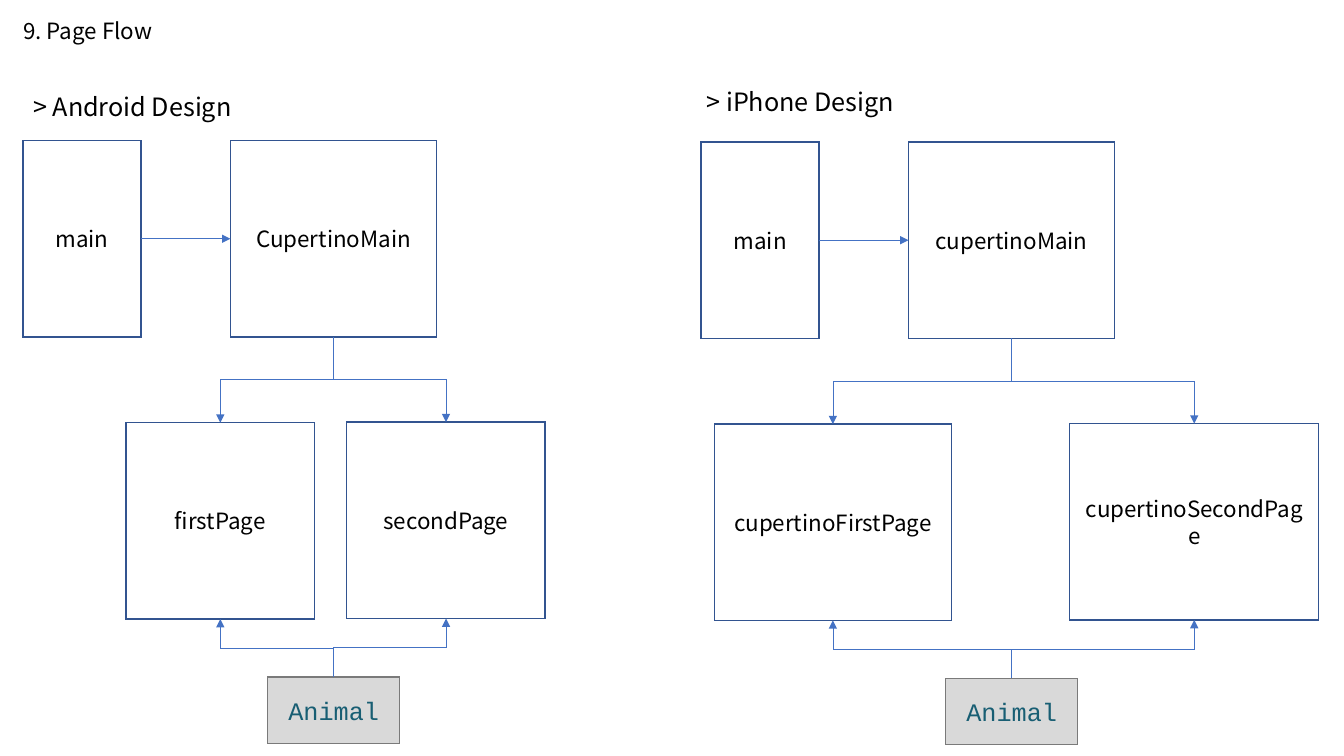
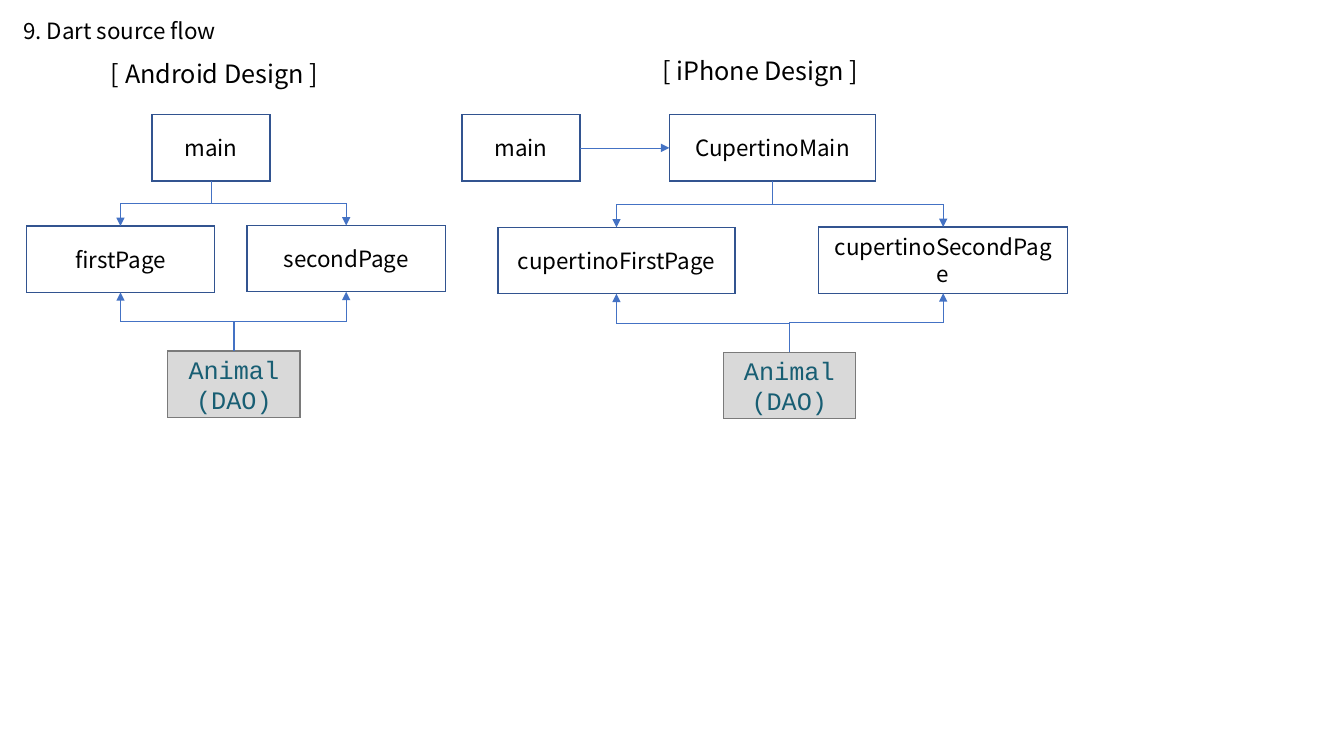
Before and after one commit to farmerkyh/flutter_book, a slide deck: slide 10 of doIt2/chapter6/listview_example/flutter_cupertino.pptx. Drawn at 1344x756 pixels with LibreOffice and Linux fonts; fonts in the diff are those of the drawing. Boxes give left, top, right and bottom in pixels: in the first picture for what was removed or moved away, otherwise in the second. Text is boxed around its words. In the diff, an @@ line names an element or a change of style, - is before the commit and + after.

```diff
--- a/doIt2/chapter6/listview_example/flutter_cupertino.pptx
+++ b/doIt2/chapter6/listview_example/flutter_cupertino.pptx
@@ text at [23, 21, 216, 40]: text changed @@
-9. Page Flow
+9. Dart source flow
@@ text at [125, 63, 304, 90]: text changed @@
-> Android Design
+[ Android Design ]
@@ text at [676, 60, 845, 87]: text changed @@
-> iPhone Design
+[ iPhone Design ]
@@ rectangle "main": place and size @@
-rectangle "main" at [23, 140, 141, 337]
+rectangle "main" at [152, 115, 270, 181]
@@ rectangle "main": place and size @@
-rectangle "main" at [702, 142, 820, 339]
+rectangle "main" at [462, 115, 580, 181]
@@ rectangle "CupertinoMain": place and size @@
-rectangle "CupertinoMain" at [908, 142, 1115, 339]
+rectangle "CupertinoMain" at [669, 115, 876, 181]
@@ rectangle removed at [231, 140, 438, 337] @@
-CupertinoMain
@@ arrow moved from (820, 240) - (908, 240) to (580, 148) - (669, 148) @@
@@ text in rectangle at [695, 138, 850, 161]: text changed @@
-cupertinoMain
+CupertinoMain
@@ elbow arrow moved from (334, 337) - (221, 422) to (211, 181) - (121, 226) @@
@@ elbow arrow moved from (334, 337) - (446, 422) to (211, 181) - (346, 226) @@
@@ elbow arrow moved from (1012, 339) - (833, 424) to (772, 181) - (617, 228) @@
@@ elbow arrow moved from (1012, 339) - (1195, 423) to (772, 181) - (944, 227) @@
@@ rectangle "firstPage": place and size @@
-rectangle "firstPage" at [126, 422, 315, 619]
+rectangle "firstPage" at [26, 226, 215, 292]
@@ arrow removed from (141, 239) to (231, 239) @@
@@ rectangle "secondPage": place and size @@
-rectangle "secondPage" at [347, 422, 545, 619]
+rectangle "secondPage" at [247, 226, 446, 292]
@@ rectangle "cupertinoFirstPage": place and size @@
-rectangle "cupertinoFirstPage" at [715, 424, 952, 621]
+rectangle "cupertinoFirstPage" at [498, 228, 735, 294]
@@ rectangle "cupertinoSecondPage": place and size @@
-rectangle "cupertinoSecondPage" at [1070, 423, 1319, 620]
+rectangle "cupertinoSecondPage" at [819, 227, 1068, 293]
@@ 2 elbow arrows, 1 rectangle: place and size @@
-2 elbow arrows, 1 rectangle at [221, 619, 446, 744]
+2 elbow arrows, 1 rectangle at [121, 292, 346, 417]
@@ elbow arrow moved from (1012, 679) - (833, 621) to (789, 353) - (617, 293) @@
@@ elbow arrow moved from (1012, 679) - (1195, 620) to (789, 353) - (944, 293) @@
@@ rectangle "Animal": place and size @@
-rectangle "Animal" at [946, 679, 1078, 745]
+rectangle "Animal" at [723, 353, 855, 419]
@@ text in rectangle at [196, 390, 272, 415]: paragraph added @@
+(DAO)
@@ text in rectangle at [752, 392, 828, 419]: paragraph added @@
+(DAO)
```
Also in this commit, not shown: 2 other slides changed, 1 slide added, 1 slide removed, 8 other files.
